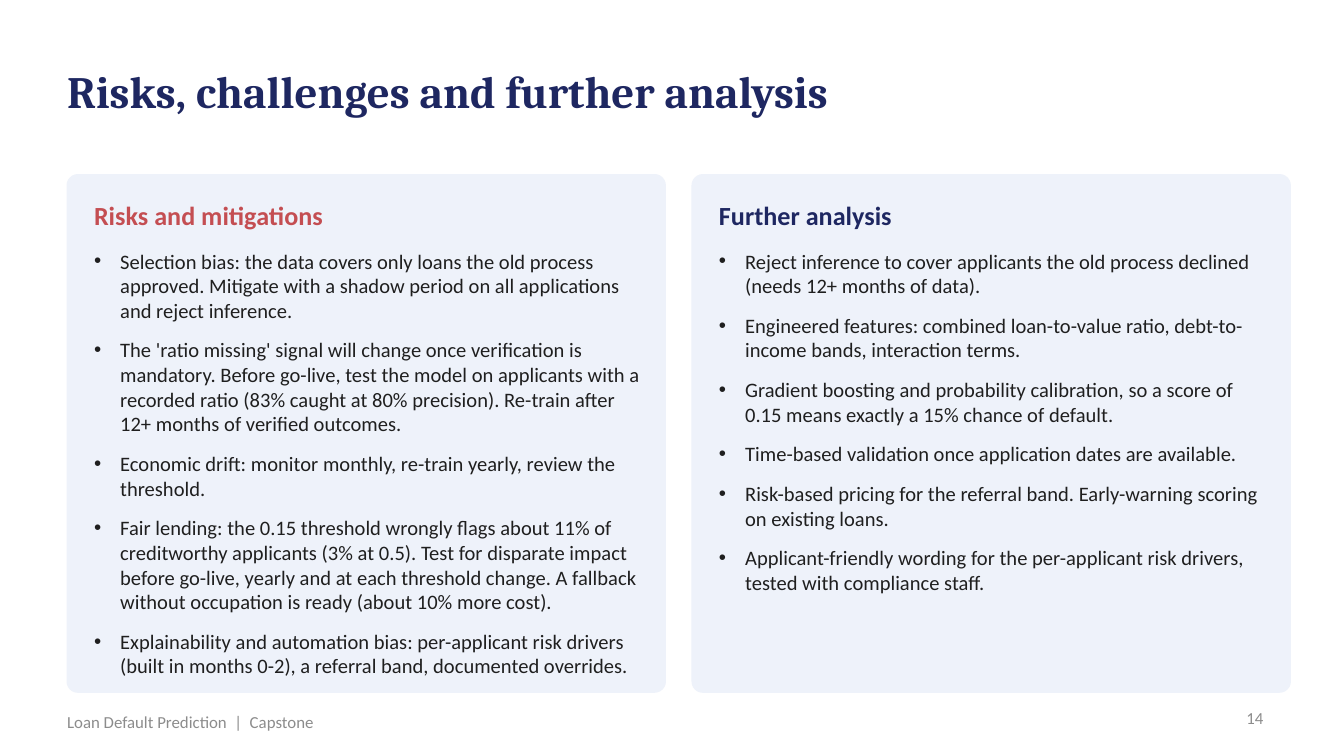
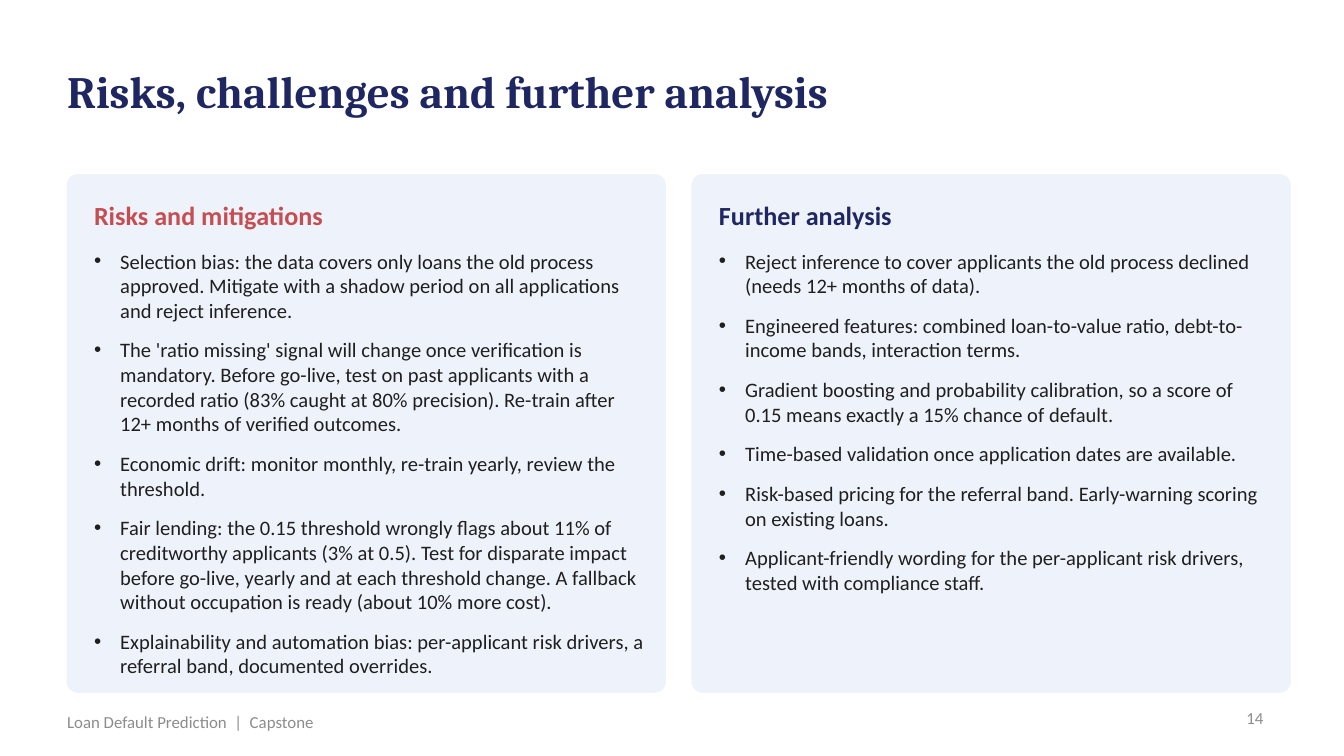
Before and after one commit to shubham1891/Personal-code, a slide deck: slide 14 of presentation/Loan_Default_Prediction_Presentation.pptx. Drawn at 1344x756 pixels with LibreOffice and Linux fonts; fonts in the diff are those of the drawing. Boxes give left, top, right and bottom in pixels: in the first picture for what was removed or moved away, otherwise in the second. Text is boxed around its words. In the diff, an @@ line names an element or a change of style, - is before the commit and + after.

```diff
--- a/presentation/Loan_Default_Prediction_Presentation.pptx
+++ b/presentation/Loan_Default_Prediction_Presentation.pptx
@@ text at box(120, 342, 615, 431): text changed @@
-• The 'ratio missing' signal will change once verification is mandatory. Before go-live, test the model on applicants with a recorded ratio (83% caught at 80% precision). Re-train after 12+ months of verified outcomes.
+• The 'ratio missing' signal will change once verification is mandatory. Before go-live, test on past applicants with a recorded ratio (83% caught at 80% precision). Re-train after 12+ months of verified outcomes.
@@ text at box(120, 634, 643, 676): text changed @@
-• Explainability and automation bias: per-applicant risk drivers (built in months 0-2), a referral band, documented overrides.
+• Explainability and automation bias: per-applicant risk drivers, a referral band, documented overrides.
```
Also in this commit, not shown: 4 other slides changed, 20 other files.
